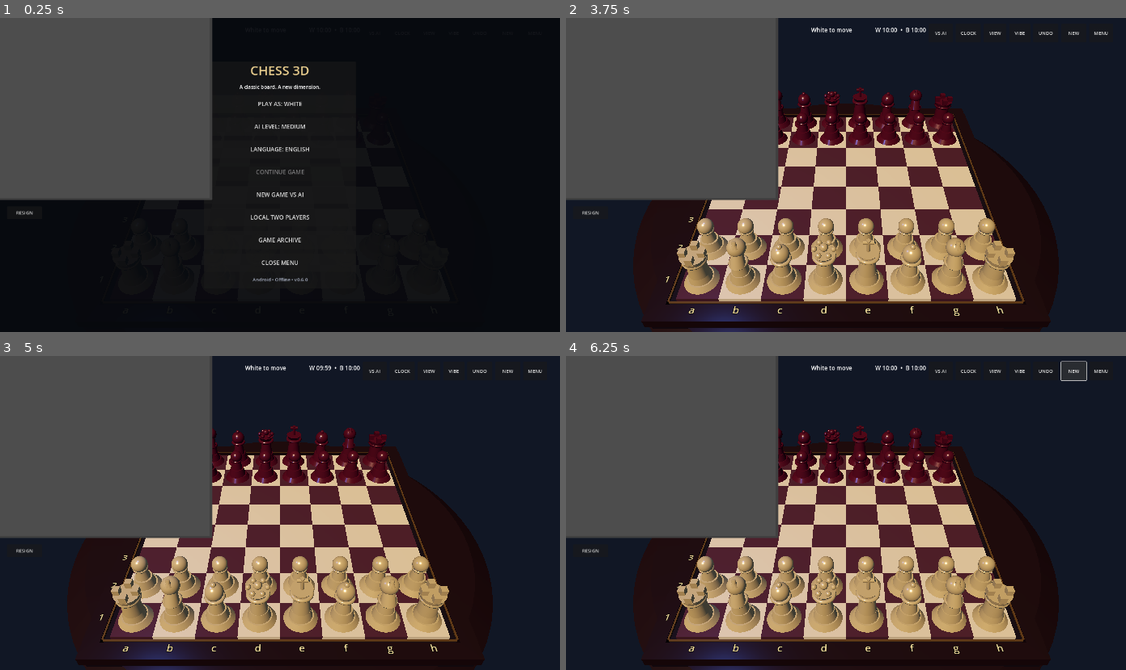
Above: before the commit, frames 1-4 (two rows, left to right).
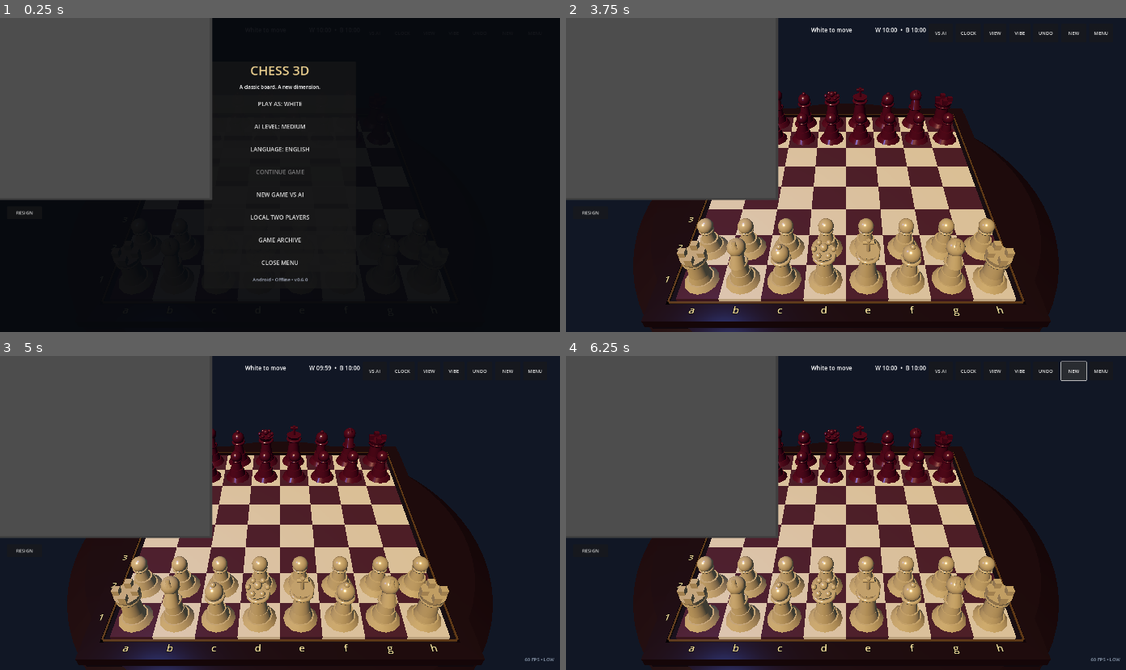
Above: after the commit, the same moments.

Repository: redxbox/chess-3d
Game: Godot game, scene res://src/main/main.tscn
Same seed, same stepped clock (60 frames per second), same inputs: the game is played once before the commit and once after it.
Inputs:
- Up to frame 1 (0.25 s): no input
- Up to frame 2 (3.75 s): click "PLAY AS: WHITE" at 0.5 s; click "PLAY AS: BLACK" at 1.25 s; click "PLAY AS: WHITE" at 2 s; click "PLAY AS: BLACK" at 2.75 s; click "NEW GAME VS AI" at 3.5 s
- Up to frame 3 (5 s): click "GFX: AUTO" at 4.25 s
- Up to frame 4 (6.25 s): click "NEW" at 5 s; click "NEW" at 5.75 s

The runs differ from the first frame. In frame 2, 0.6% of the frame differs, in the area x 20-80%, y 22-89%; in frame 3, 0.6%, in the area x 20-99%, y 22-98%; in frame 4, 0.6%.

Commit message:
Add adaptive FPS monitoring and shared mobile meshes
Co-authored-by: arena-agent <297053741+arena-agent@users.noreply.github.com>

Diff:
--- a/src/main/main.gd
+++ b/src/main/main.gd
@@ -25,6 +25,7 @@
 var pieces_root := Node3D.new()
 var highlights_root := Node3D.new()
 var decor_root := Node3D.new()
+var _mesh_cache: Dictionary = {}
 var selected := Vector2i(-1, -1)
 var selected_moves: Array[Dictionary] = []
 var last_move: Dictionary = {}
@@ -44,6 +45,10 @@
 var _drag_piece_active := false
 var haptics_enabled := true
 var graphics_quality := "auto"
+var _auto_quality_override := ""
+var _low_fps_seconds := 0
+var _fps_accumulator := 0.0
+var _fps_label: Label
 var capture_effects_enabled := true
 var sound_enabled := true
 var sound_volume := 0.75
@@ -104,6 +109,10 @@
 
 
 func _process(delta: float) -> void:
+	_fps_accumulator += delta
+	if _fps_accumulator >= 1.0:
+		_fps_accumulator = 0.0
+		_monitor_performance()
 	if clock_enabled and game.result == "":
 		if game.turn == ChessRules.WHITE:
 			white_time = maxf(0.0, white_time - delta)
@@ -250,6 +259,7 @@
 
 
 func _create_pieces() -> void:
+	_mesh_cache.clear()
 	for child in pieces_root.get_children():
 		child.queue_free()
 	var ivory := _material(Color("c8ad78"), 0.3, 0.2)
@@ -314,14 +324,18 @@
 
 func _add_cylinder(parent: Node3D, top_radius: float, bottom_radius: float, height: float, y: float, material: Material, rotation := Vector3.ZERO) -> void:
 	var mesh_instance := MeshInstance3D.new()
-	var mesh := CylinderMesh.new()
-	mesh.top_radius = top_radius
-	mesh.bottom_radius = bottom_radius
-	mesh.height = height
-	mesh.radial_segments = 24
-	mesh.rings = 3
-	mesh.material = material
-	mesh_instance.mesh = mesh
+	var segments := 12 if _effective_graphics_quality() == "low" else (18 if _effective_graphics_quality() == "medium" else 24)
+	var key := "cyl:%s:%s:%s:%d:%d" % [top_radius, bottom_radius, height, segments, material.get_instance_id()]
+	if not _mesh_cache.has(key):
+		var created := CylinderMesh.new()
+		created.top_radius = top_radius
+		created.bottom_radius = bottom_radius
+		created.height = height
+		created.radial_segments = segments
+		created.rings = 2
+		created.material = material
+		_mesh_cache[key] = created
+	mesh_instance.mesh = _mesh_cache[key]
 	mesh_instance.position.y = y
 	mesh_instance.rotation_degrees = rotation
 	parent.add_child(mesh_instance)
@@ -329,13 +343,17 @@
 
 func _add_torus(parent: Node3D, radius: float, tube: float, y: float, material: Material) -> void:
 	var mesh_instance := MeshInstance3D.new()
-	var mesh := TorusMesh.new()
-	mesh.inner_radius = maxf(0.01, radius - tube)
-	mesh.outer_radius = radius + tube
-	mesh.rings = 24
-	mesh.ring_segments = 8
-	mesh.material = material
-	mesh_instance.mesh = mesh
+	var segments := 12 if _effective_graphics_quality() == "low" else (18 if _effective_graphics_quality() == "medium" else 24)
+	var key := "torus:%s:%s:%d:%d" % [radius, tube, segments, material.get_instance_id()]
+	if not _mesh_cache.has(key):
+		var created := TorusMesh.new()
+		created.inner_radius = maxf(0.01, radius - tube)
+		created.outer_radius = radius + tube
+		created.rings = segments
+		created.ring_segments = 6 if segments == 12 else 8
+		created.material = material
+		_mesh_cache[key] = created
+	mesh_instance.mesh = _mesh_cache[key]
 	mesh_instance.position.y = y
 	parent.add_child(mesh_instance)
 
@@ -352,13 +370,18 @@
 
 func _add_sphere(parent: Node3D, radius: float, y: float, material: Material, offset := Vector3.ZERO) -> void:
 	var mesh_instance := MeshInstance3D.new()
-	var mesh := SphereMesh.new()
-	mesh.radius = radius
-	mesh.height = radius * 2.0
-	mesh.radial_segments = 24
-	mesh.rings = 12
-	mesh.material = material
-	mesh_instance.mesh = mesh
+	var segments := 12 if _effective_graphics_quality() == "low" else (18 if _effective_graphics_quality() == "medium" else 24)
+	var rings := 6 if segments == 12 else (9 if segments == 18 else 12)
+	var key := "sphere:%s:%d:%d:%d" % [radius, segments, rings, material.get_instance_id()]
+	if not _mesh_cache.has(key):
+		var created := SphereMesh.new()
+		created.radius = radius
+		created.height = radius * 2.0
+		created.radial_segments = segments
+		created.rings = rings
+		created.material = material
+		_mesh_cache[key] = created
+	mesh_instance.mesh = _mesh_cache[key]
 	mesh_instance.position = Vector3(offset.x, y + offset.y, offset.z)
 	parent.add_child(mesh_instance)
 
@@ -443,6 +466,16 @@
 	_music_button.pressed.connect(_toggle_music)
 	$UI.add_child(_music_button)
 	_update_music_button()
+
+	_fps_label = Label.new()
+	_fps_label.set_anchors_preset(Control.PRESET_BOTTOM_RIGHT)
+	_fps_label.offset_left = -145.0
+	_fps_label.offset_top = -48.0
+	_fps_label.offset_right = -20.0
+	_fps_label.offset_bottom = -18.0
+	_fps_label.horizontal_alignment = HORIZONTAL_ALIGNMENT_RIGHT
+	_fps_label.add_theme_color_override("font_color", Color(0.62, 0.68, 0.76, 0.85))
+	$UI.add_child(_fps_label)
 	_create_main_menu()
 	_create_game_panels()
 
@@ -1131,9 +1164,30 @@
 		_music_button.text = "MUSIC: ON" if music_enabled else "MUSIC: OFF"
 
 
+func _monitor_performance() -> void:
+	var fps := Engine.get_frames_per_second()
+	if is_instance_valid(_fps_label):
+		_fps_label.text = "%d FPS • %s" % [fps, _effective_graphics_quality().to_upper()]
+	if graphics_quality != "auto":
+		_low_fps_seconds = 0
+		return
+	if fps > 0 and fps < 28:
+		_low_fps_seconds += 1
+	else:
+		_low_fps_seconds = maxi(0, _low_fps_seconds - 1)
+	if _low_fps_seconds >= 5:
+		var current := _effective_graphics_quality()
+		_auto_quality_override = "medium" if current == "high" else "low"
+		_low_fps_seconds = 0
+		_apply_graphics_quality()
+		_create_pieces()
+
+
 func _effective_graphics_quality() -> String:
 	if graphics_quality != "auto":
 		return graphics_quality
+	if _auto_quality_override != "":
+		return _auto_quality_override
 	var cores := OS.get_processor_count()
 	if cores <= 4:
 		return "low"
@@ -1165,7 +1219,10 @@
 	var levels := ["auto", "low", "medium", "high"]
 	var index := levels.find(graphics_quality)
 	graphics_quality = levels[(index + 1) % levels.size()]
+	_auto_quality_override = ""
+	_mesh_cache.clear()
 	_apply_graphics_quality()
+	_create_pieces()
 	_save_autosave()
 
 
Not shown, changed: export_presets.cfg
Not shown, changed: .github/workflows/ci.yml
Not shown, changed: ROADMAP.md
